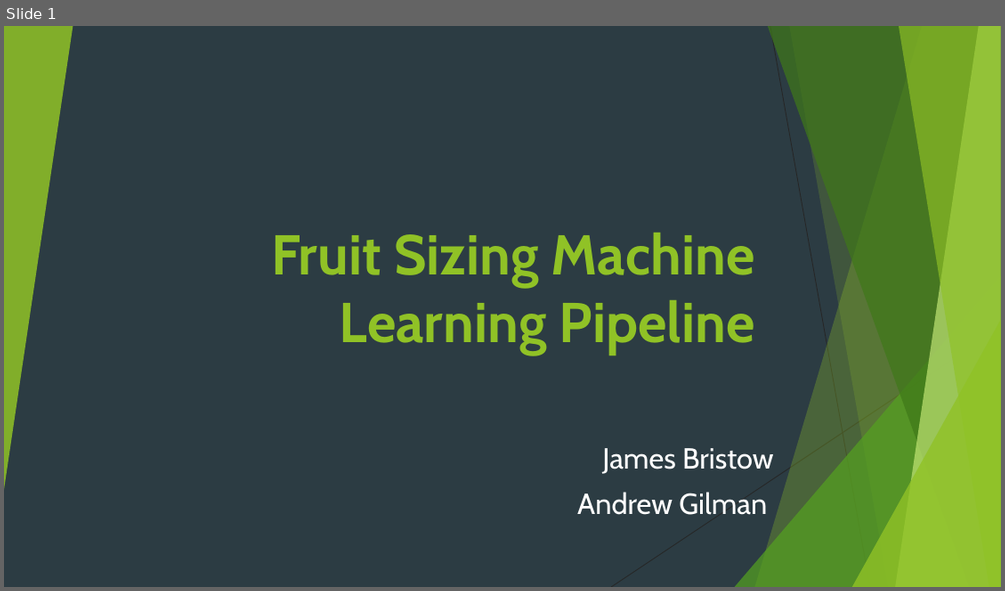
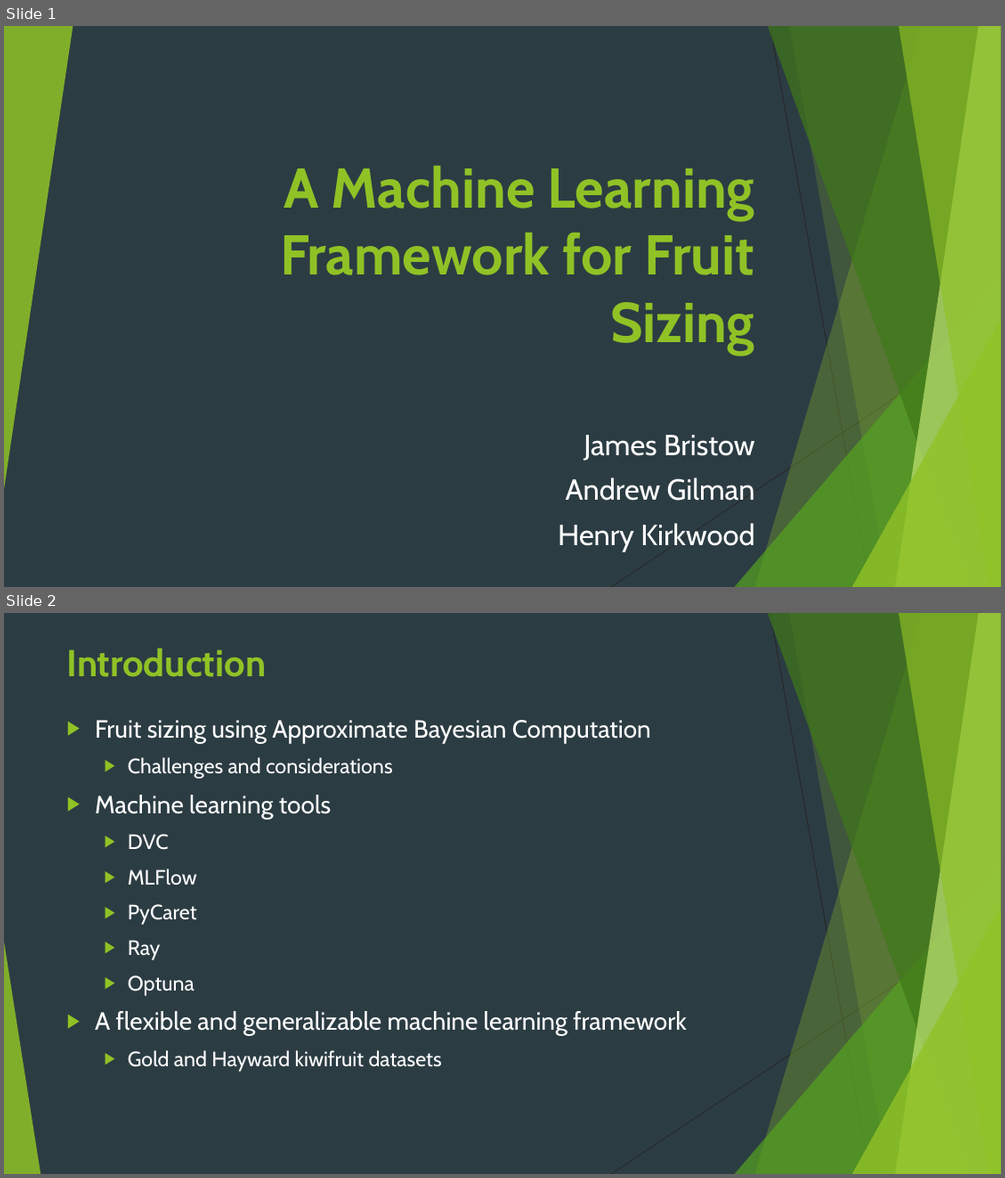
Before and after one commit to JBris/ml_pipeline, a slide deck: resources/ml_pipeline.pptx. Shown one above the other, each under a label of ours: slide 1 before the commit, slides 1 and 2 after it. The pictures are 1005x591 and 1005x1178 pixels, drawn with LibreOffice and Linux fonts; fonts in the diff are those of the drawing; background and template pictures are left out. Boxes give left, top, right and bottom in pixels: in the first picture for what was removed or moved away, otherwise in the second. Text is boxed around its words. In the diff, an @@ line names an element or a change of style, - is before the commit and + after.

```diff
--- a/resources/ml_pipeline.pptx
+++ b/resources/ml_pipeline.pptx
@@ slide 2 added at (x1=4, y1=613, x2=1001, y2=1174), background #2C3C43; not listed: 9 template elements that a slide beside it also shows @@
@@ title added at (x1=67, y1=648, x2=267, y2=677), 36 pt, text #90C226, bold @@
+Introduction
@@ text added at (x1=95, y1=720, x2=686, y2=1071), 24 pt, text #FFFFFF @@
+▶ Fruit sizing using Approximate Bayesian Computation
+  ▶ Challenges and considerations
+▶ Machine learning tools
+  ▶ DVC
+  ▶ MLFlow
+  ▶ PyCaret
+  ▶ Ray
+  ▶ Optuna
+▶ A flexible and generalizable machine learning framework
+  ▶ Gold and Hayward kiwifruit datasets
@@ triangle added at (x1=4, y1=941, x2=40, y2=1174), fill #90C226 at 85% opacity @@
@@ slide 1 changed as well @@
@@ title at (x1=280, y1=166, x2=755, y2=354): text changed @@
-Fruit Sizing Machine Learning Pipeline
+A Machine Learning Framework for Fruit Sizing
@@ subtitle "James Bristow" moved from (x1=577, y1=448, x2=774, y2=515) to (x1=558, y1=435, x2=755, y2=552) @@
@@ subtitle at (x1=558, y1=523, x2=754, y2=552): paragraph added @@
+Henry Kirkwood
```
Also in this commit, not shown: 5 other slides changed, 10 other slides added, 4 slides removed, 7 other files.
